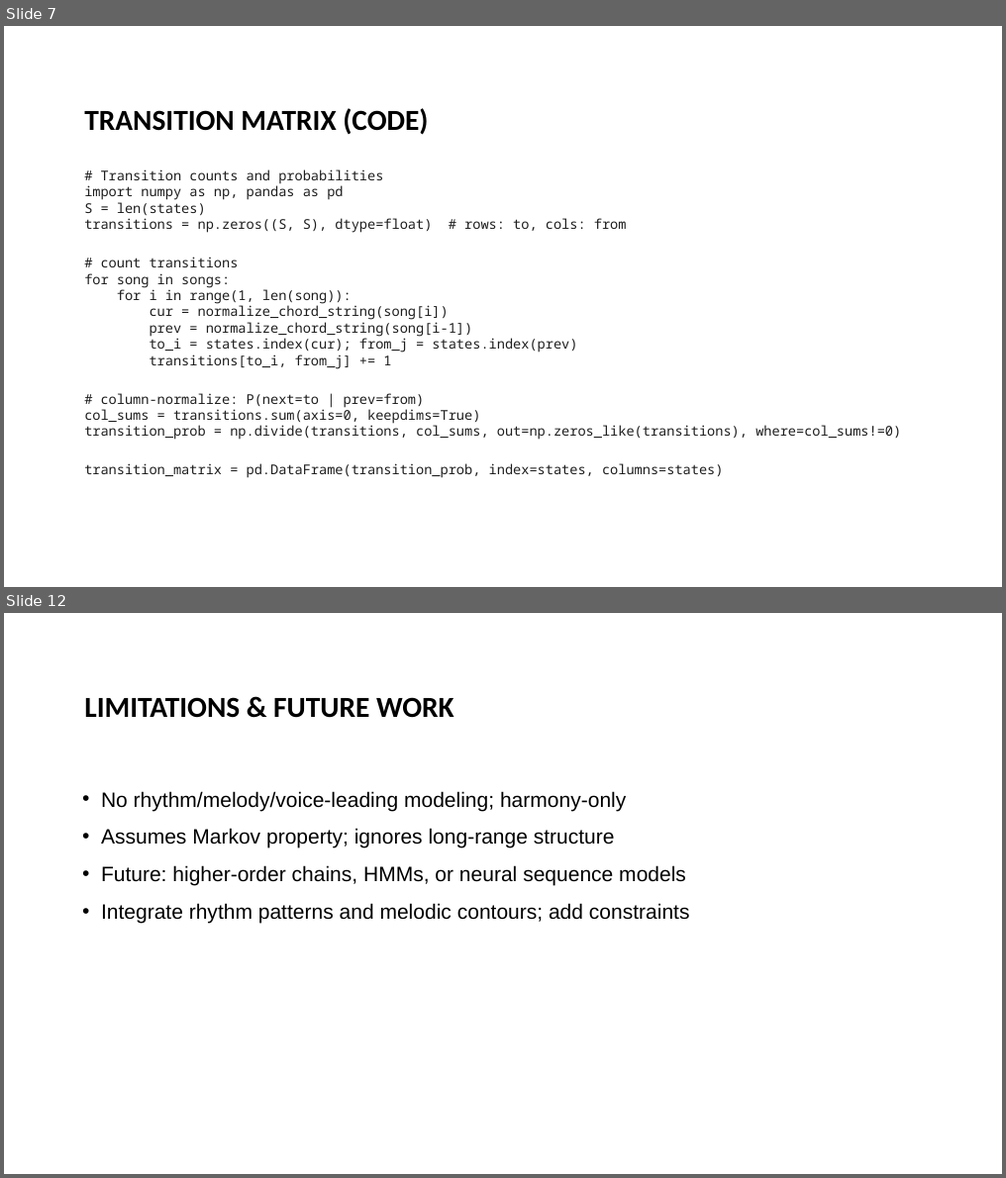
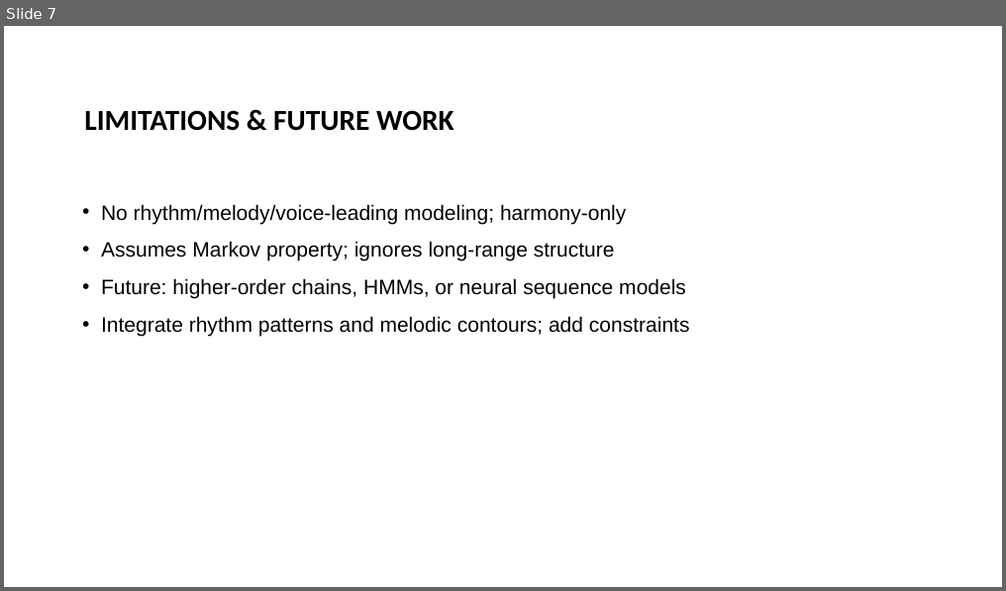
Before and after one commit to andersone17/MARKOV_MUSIC_GENERATOR, a slide deck: C2_Markov_Music_Generator_Presentation.pptx. Shown one above the other, each under a label of ours: slides 7 and 12 before the commit, slide 7 after it; the slides between them are not shown. The pictures are 1006x1178 and 1006x591 pixels, drawn with LibreOffice and Linux fonts; fonts in the diff are those of the drawing; background and template pictures are left out. Boxes give left, top, right and bottom in pixels: in the first picture for what was removed or moved away, otherwise in the second. Text is boxed around its words. In the diff, an @@ line names an element or a change of style, - is before the commit and + after.

```diff
--- a/C2_Markov_Music_Generator_Presentation.pptx
+++ b/C2_Markov_Music_Generator_Presentation.pptx
@@ slide 7 removed at box(4, 26, 1002, 587), background #FFFFFF @@
@@ title removed at box(84, 108, 428, 135) @@
-TRANSITION MATRIX (CODE)
@@ text removed at box(84, 170, 901, 478) @@
-# Transition counts and probabilities
-import numpy as np, pandas as pd
-S = len(states)
-transitions = np.zeros((S, S), dtype=float) # rows: to, cols: from
-# count transitions
-for song in songs:
-for i in range(1, len(song)):
-cur = normalize_chord_string(song[i])
-prev = normalize_chord_string(song[i-1])
-to_i = states.index(cur); from_j = states.index(prev)
-transitions[to_i, from_j] += 1
-# column-normalize: P(next=to | prev=from)
-col_sums = transitions.sum(axis=0, keepdims=True)
-transition_prob = np.divide(transitions, col_sums, out=np.zeros_like(transitions), where=col_sums!=0)
-transition_matrix = pd.DataFrame(transition_prob, index=states, columns=states)
@@ what was slide 12 is now slide 7 @@
```
Also in this commit, not shown: 5 slides changed, 2 slides added, 6 other slides removed.
